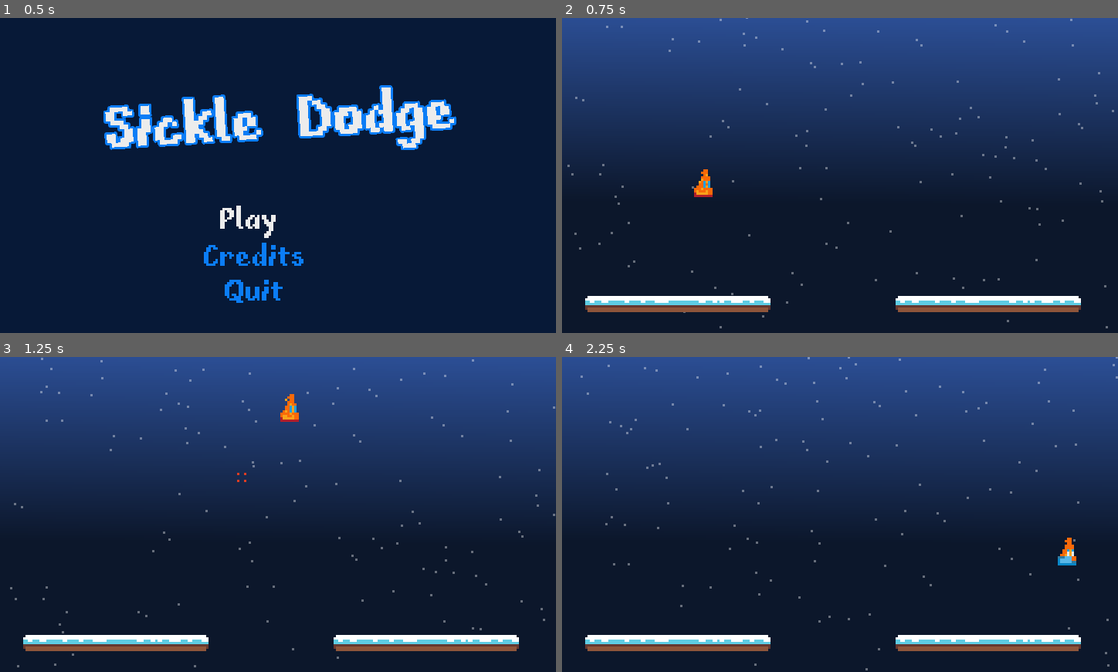
Above: before the commit, frames 1-4 (two rows, left to right).
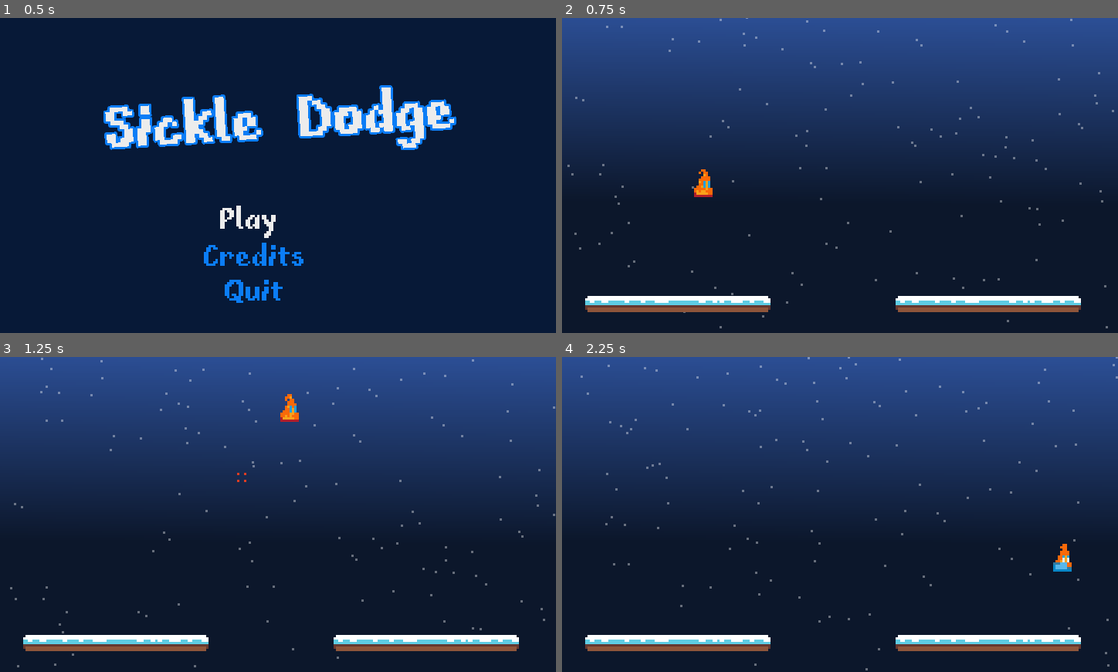
Above: after the commit, the same moments.

Repository: sugarvoid/winter-break-jam
Game: Godot game, scene res://game/menu/title_menu.tscn
The game is run twice, just before and just after one commit, with the same random seed, the same clock (stepped at 60 frames per second) and the same inputs. Sound files missing from this copy of the repository are replaced by a short silence.
Inputs:
- Up to frame 1 (0.5 s): no input
- Up to frame 2 (0.75 s): tap Enter (ui_accept) at 0.5 s; hold D (move_right) from 0.53 s (still down); tap W (jump) at 0.6 s
- Up to frame 3 (1.25 s): keep holding D (move_right); tap W (jump) at 0.77, 1.07 s
- Up to frame 4 (2.25 s): tap Space (dash) at 1.35 s; tap W (jump) at 1.52, 1.55, 1.82, 2.1 s; release D (move_right) at 2.03 s; hold A (move_left) from 2.03 s (still down)

Frame 1 is identical in both runs. In frame 2, less than 0.1% of the frame differs, in the area x 24-27%, y 48-56%; in frame 3, less than 0.1%; in frame 4, 0.3%, in the area x 88-93%, y 57-69%.

Commit message:
Add break animation to ice sickle

Diff:
--- a/game/danger_object/danger_object.gd
+++ b/game/danger_object/danger_object.gd
@@ -13,17 +13,29 @@
 export var speed = 30
 export var rotation_d: int = 45
 
+var made_contact: bool = false
+
 func _ready():
 	rotation_degrees = self.rotation_d
 	self.vis_notifier.connect("screen_exited", self, "queue_free")
+	$AnimatedSprite.connect("animation_finished", self, "_animation_finsihed")
 	self.connect("body_entered", self, "_on_hit")
 
 func _process(delta):
-	position += transform.x * speed * delta
+	if !made_contact:
+		position += transform.x * speed * delta
 
 func _on_hit(body: Node) -> void:
-
+	self.made_contact = true
 	print(body)
 	# shatter animation
 	if body.has_method("take_damage"):
 		body.take_damage()
+	else:
+		$AnimatedSprite.play("break")
+
+func _animation_finsihed() -> void:
+	if $AnimatedSprite.animation == "break":
+		self.queue_free()
+	else:
+		return
--- a/game/danger_object/ice_sickle/ice_sickle.tscn
+++ b/game/danger_object/ice_sickle/ice_sickle.tscn
@@ -1,10 +1,39 @@
-[gd_scene load_steps=6 format=2]
+[gd_scene load_steps=14 format=2]
 
 [ext_resource path="res://game/danger_object/danger_object.tscn" type="PackedScene" id=1]
 [ext_resource path="res://game/danger_object/ice_sickle/ice_sickle.png" type="Texture" id=2]
+[ext_resource path="res://game/danger_object/ice_sickle/ice_sickle-Sheet.png" type="Texture" id=3]
 
 [sub_resource type="RectangleShape2D" id=3]
 extents = Vector2( 6.5, 1.5 )
+
+[sub_resource type="AtlasTexture" id=5]
+atlas = ExtResource( 3 )
+region = Rect2( 0, 0, 16, 16 )
+
+[sub_resource type="AtlasTexture" id=6]
+atlas = ExtResource( 3 )
+region = Rect2( 16, 0, 16, 16 )
+
+[sub_resource type="AtlasTexture" id=7]
+atlas = ExtResource( 3 )
+region = Rect2( 32, 0, 16, 16 )
+
+[sub_resource type="AtlasTexture" id=8]
+atlas = ExtResource( 3 )
+region = Rect2( 48, 0, 16, 16 )
+
+[sub_resource type="AtlasTexture" id=9]
+atlas = ExtResource( 3 )
+region = Rect2( 64, 0, 16, 16 )
+
+[sub_resource type="AtlasTexture" id=10]
+atlas = ExtResource( 3 )
+region = Rect2( 80, 0, 16, 16 )
+
+[sub_resource type="AtlasTexture" id=11]
+atlas = ExtResource( 3 )
+region = Rect2( 96, 0, 16, 16 )
 
 [sub_resource type="AtlasTexture" id=4]
 atlas = ExtResource( 2 )
@@ -12,6 +41,11 @@
 
 [sub_resource type="SpriteFrames" id=2]
 animations = [ {
+"frames": [ SubResource( 5 ), SubResource( 6 ), SubResource( 7 ), SubResource( 8 ), SubResource( 9 ), SubResource( 10 ), SubResource( 11 ) ],
+"loop": false,
+"name": "break",
+"speed": 20.0
+}, {
 "frames": [ SubResource( 4 ) ],
 "loop": true,
 "name": "default",
@@ -26,3 +60,4 @@
 
 [node name="AnimatedSprite" parent="." index="1"]
 frames = SubResource( 2 )
+playing = true
--- a/game/danger_object/wave/sickle_wave_left_bottom.tscn
+++ b/game/danger_object/wave/sickle_wave_left_bottom.tscn
@@ -7,30 +7,30 @@
 
 [node name="IceSickle" parent="Hazards" index="0" instance=ExtResource( 1 )]
 position = Vector2( -18, 75 )
-speed = 60
+speed = 90
 rotation_d = 0
 
 [node name="IceSickle2" parent="Hazards" index="1" instance=ExtResource( 1 )]
 position = Vector2( -19, 93 )
-speed = 60
+speed = 90
 rotation_d = 0
 
 [node name="IceSickle3" parent="Hazards" index="2" instance=ExtResource( 1 )]
 position = Vector2( -65, 103 )
-speed = 60
+speed = 90
 rotation_d = 0
 
 [node name="IceSickle4" parent="Hazards" index="3" instance=ExtResource( 1 )]
 position = Vector2( -65, 121 )
-speed = 60
+speed = 90
 rotation_d = 0
 
 [node name="IceSickle5" parent="Hazards" index="4" instance=ExtResource( 1 )]
 position = Vector2( -118, 77 )
-speed = 60
+speed = 90
 rotation_d = 0
 
 [node name="IceSickle6" parent="Hazards" index="5" instance=ExtResource( 1 )]
 position = Vector2( -118, 95 )
-speed = 60
+speed = 90
 rotation_d = 0
--- /dev/null
+++ b/game/death_marker_container.gd
@@ -0,0 +1,8 @@
+extends Node2D
+
+const p_DeathMarker: PackedScene = preload("res://game/player/death_marker.tscn")
+
+func add_marker_to_screen(pos: Vector2) -> void:
+	var new_marker: Sprite = p_DeathMarker.instance()
+	new_marker.global_position = pos
+	self.add_child(new_marker)
--- a/game/game.gd
+++ b/game/game.gd
@@ -24,6 +24,7 @@
 	self._set_up_new_game()
 
 func _set_up_new_game() -> void:
+	self.seconds_in = 0
 	_hide_overlay_items()
 	self.is_game_over = false
 	self.player.reset_player()
@@ -51,6 +52,7 @@
 
 func _start_level() -> void:
 	if !is_game_over: # Prevents chrashing if player jumps of level before game startss
+		self.gamer_timer.stop()
 		self.gamer_timer.start(1)
 		self.hazard_manager.start_timers()
 
@@ -83,7 +85,8 @@
 	self.gameover_sound.connect("finished", self, "_end_game")
 	self.hazard_manager.connect("player_finished", self, "_game_won")
 
-func _play_gameoever_sound() -> void:
+func _play_gameoever_sound(_pos: Vector2) -> void:
+	$DeathMarkerContainer.add_marker_to_screen(_pos)
 	self.player.global_position = self.off_screen_pos.global_position
 	gameover_sound.play()
 
--- a/game/game.tscn
+++ b/game/game.tscn
@@ -9,6 +9,7 @@
 [ext_resource path="res://game/effect_container.gd" type="Script" id=7]
 [ext_resource path="res://game/level/TEMP_background.png" type="Texture" id=8]
 [ext_resource path="res://game/level/snow_effect.tscn" type="PackedScene" id=9]
+[ext_resource path="res://game/death_marker_container.gd" type="Script" id=10]
 
 [node name="Game" type="Node2D"]
 script = ExtResource( 3 )
@@ -38,6 +39,9 @@
 
 [node name="OffScreenPos" type="Position2D" parent="."]
 position = Vector2( -26, -18 )
+
+[node name="DeathMarkerContainer" type="Node2D" parent="."]
+script = ExtResource( 10 )
 
 [node name="HazardManager" parent="." instance=ExtResource( 6 )]
 
--- a/game/manager/hazard_manager/hazard_manager.gd
+++ b/game/manager/hazard_manager/hazard_manager.gd
@@ -58,11 +58,11 @@
 
 func _on_left_timeout() -> void:
 	print('left')
-	_spawn_ice_sickle(single_left_pos.global_position, DangerObject.MOVING_DIRECTION.RIGHT, 80)
+	_spawn_ice_sickle(single_left_pos.global_position, DangerObject.MOVING_DIRECTION.RIGHT, 200)
 
 func _on_right_timeout() -> void:
 	print('right')
-	_spawn_ice_sickle(single_right_pos.global_position, DangerObject.MOVING_DIRECTION.LEFT, 100)
+	_spawn_ice_sickle(single_right_pos.global_position, DangerObject.MOVING_DIRECTION.LEFT, 110)
 
 func spawn_hazard(sec: int) -> void:
 	pass
--- /dev/null
+++ b/game/player/death_marker.tscn
@@ -0,0 +1,7 @@
+[gd_scene load_steps=2 format=2]
+
+[ext_resource path="res://game/player/TEMP_DEATH_SPOT.png" type="Texture" id=1]
+
+[node name="DeathMarker" type="Sprite"]
+scale = Vector2( 0.2, 0.2 )
+texture = ExtResource( 1 )
--- a/game/player/player.gd
+++ b/game/player/player.gd
@@ -4,12 +4,14 @@
 
 signal on_air_jump(effect, pos)
 signal is_dying
-signal on_death
+signal on_death(dying_pos)
+
 
 const UP_DIRECTION: Vector2 = Vector2.UP
 const p_JumpEffect: PackedScene = preload("res://game/player/jump_effect.tscn")
 
 onready var animated_sprite: AnimatedSprite = get_node("AnimatedSprite")
+onready var standing_still_timer: Timer = get_node("StandingStillTimer")
 
 var velocity: Vector2 = Vector2.ZERO
 var speed: float =  130.0
@@ -29,17 +31,19 @@
 var is_grounded: bool
 var is_alive: bool = true
 var is_on_ice: bool
-
+var idle_time_max: int = 2
+var is_idle: bool
 
 func _ready():
 	animated_sprite.play("default")
 	animated_sprite.connect("animation_finished", self, "_animation_finished")
+	standing_still_timer.connect("timeout", self, "take_damage")
 
 func _physics_process(delta: float) -> void:
 
+
 	if self.is_alive:
 		self.horizontal_direction = (Input.get_action_strength("move_right") - Input.get_action_strength("move_left"))
-
 		if better_is_on_floor():
 			if !is_grounded:
 				reset_jumps()
@@ -83,12 +87,16 @@
 			arr.append(true)
 	return arr.has(true)
 
+func _start_standing_still_timer() -> void:
+	print("starting timmer")
+	self.standing_still_timer.start(self.idle_time_max)
+
 func reset_jumps() -> void:
 	self.jumps = 0
 
 func take_damage():
 	if self.is_alive:
-		print('herr')
+		print('brrrr')
 		self.is_alive = false
 		emit_signal("is_dying")
 		_play_death_animation()
@@ -106,5 +114,5 @@
 
 func _animation_finished():
 	if animated_sprite.animation == "dying":
-		emit_signal("on_death")
+		emit_signal("on_death", self.global_position)
 		####  self.queue_free()
--- a/game/player/player.tscn
+++ b/game/player/player.tscn
@@ -94,7 +94,6 @@
 [node name="AnimatedSprite" type="AnimatedSprite" parent="."]
 rotation = 6.28319
 frames = SubResource( 2 )
-frame = 5
 playing = true
 
 [node name="CollisionShape2D" type="CollisionShape2D" parent="."]
@@ -113,3 +112,5 @@
 position = Vector2( 0, 7.165 )
 enabled = true
 cast_to = Vector2( 0, 5 )
+
+[node name="StandingStillTimer" type="Timer" parent="."]
Binary file added: game/danger_object/ice_sickle/ice_sickle-Sheet.png
Not shown, added: game/danger_object/ice_sickle/ice_sickle-Sheet.png.import
Binary file changed: game/danger_object/ice_sickle/ice_sickle.png
Not shown: 1 places in game/game.tscn that only renumber resources
Binary file added: game/player/TEMP_DEATH_SPOT.png
Not shown, added: game/player/TEMP_DEATH_SPOT.png.import
Not shown, changed: README.md
